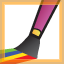
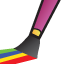
Revision of a layered (64, 64) image; what changed, layer by layer:
hid "on" over [0, 0, 64, 64]
